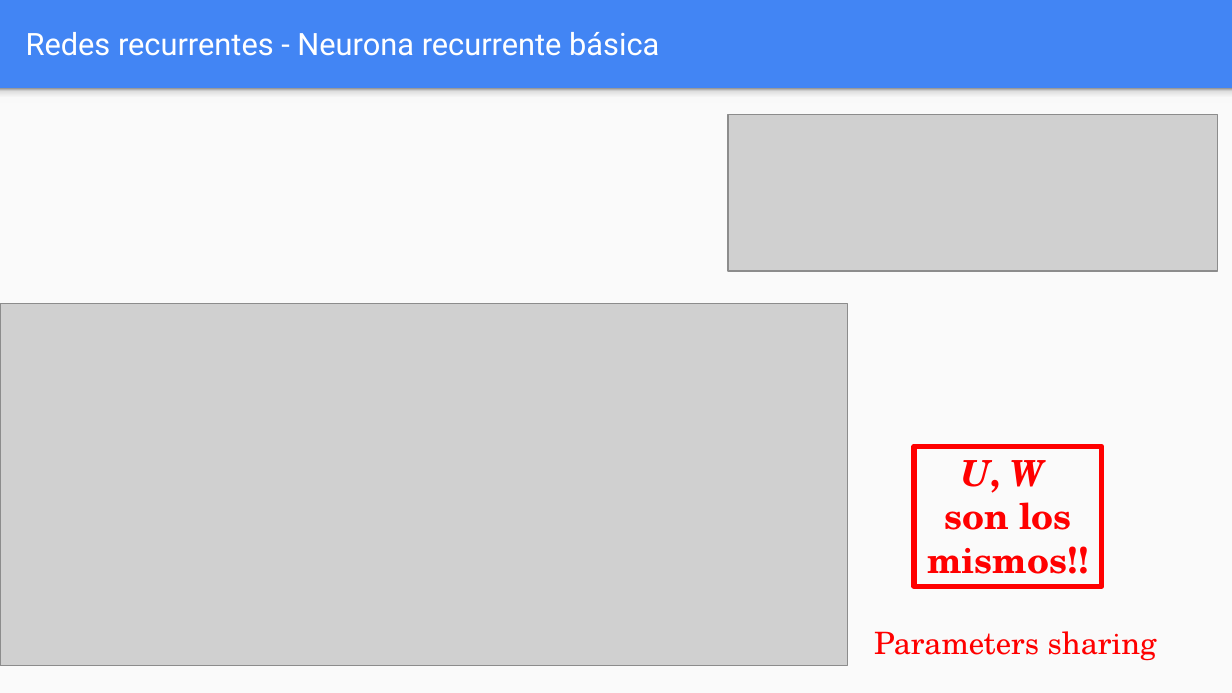
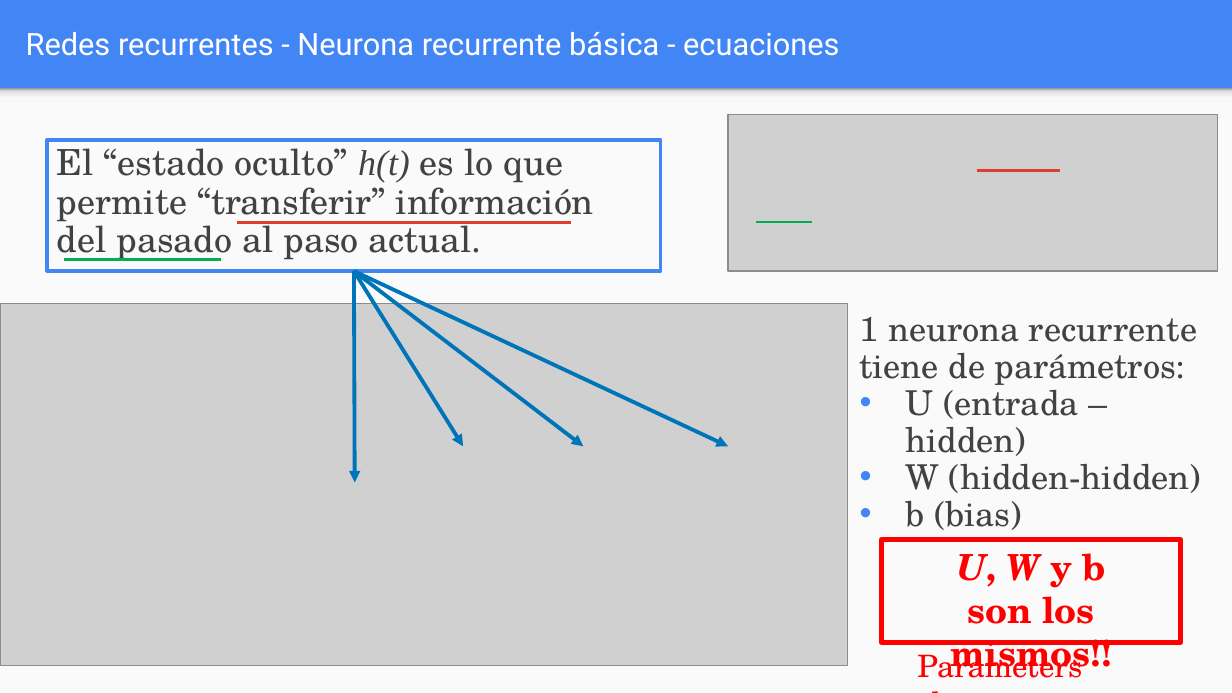
Before and after one commit to FIUBA-Posgrado-Inteligencia-Artificial/aprendizaje_profundo, a slide deck: slide 6 of clase_6/teoria/Clase_6.pptx. Drawn at 1232x693 pixels with LibreOffice and Linux fonts; fonts in the diff are those of the drawing; grey boxes stand for pictures. Boxes give left, top, right and bottom in pixels: in the first picture for what was removed or moved away, otherwise in the second. Text is boxed around its words. In the diff, an @@ line names an element or a change of style, - is before the commit and + after.

Commit message:
material clase 6 actualizado

```diff
--- a/clase_6/teoria/Clase_6.pptx
+++ b/clase_6/teoria/Clase_6.pptx
@@ title at (x1=26, y1=32, x2=839, y2=56): text changed @@
-Redes recurrentes - Neurona recurrente básica
+Redes recurrentes - Neurona recurrente básica - ecuaciones
@@ rectangle added at (x1=47, y1=139, x2=660, y2=271), outline #4285F4 2.25 pt, 21 pt, text #424242 @@
+El “estado oculto” h(t) es lo que permite “transferir” información del pasado al paso actual.
@@ line added from (977, 170) to (1060, 170), #DA3F32 1.5 pt @@
@@ line added from (238, 223) to (572, 223), #DA3F32 1.5 pt @@
@@ line added from (756, 222) to (812, 222), #00B050 1.5 pt @@
@@ line added from (64, 260) to (222, 260), #00B050 1.5 pt @@
@@ arrow added from (354, 271) to (355, 483), #0075BB 2.25 pt @@
@@ arrow added from (354, 271) to (463, 446), #0075BB 2.25 pt @@
@@ arrow added from (354, 271) to (583, 446), #0075BB 2.25 pt @@
@@ arrow added from (354, 271) to (728, 446), #0075BB 2.25 pt @@
@@ text added at (x1=860, y1=317, x2=1201, y2=530), 20 pt, text #424242 @@
+1 neurona recurrente tiene de parámetros:
+• U (entrada – hidden)
+• W (hidden-hidden)
+• b (bias)
@@ rectangle "U, W y b" resized from (x1=914, y1=446, x2=1101, y2=586) to (x1=882, y1=540, x2=1181, y2=642) @@
@@ text in rectangle at (x1=956, y1=553, x2=1106, y2=588): text changed; italic off @@
-U, W
+U, W y b
@@ text "Parameters sharing" rewrapped from (x1=874, y1=631, x2=1157, y2=661) to (x1=917, y1=648, x2=1082, y2=678) @@
```
Also in this commit, not shown: 18 other slides changed, 1 other file.
